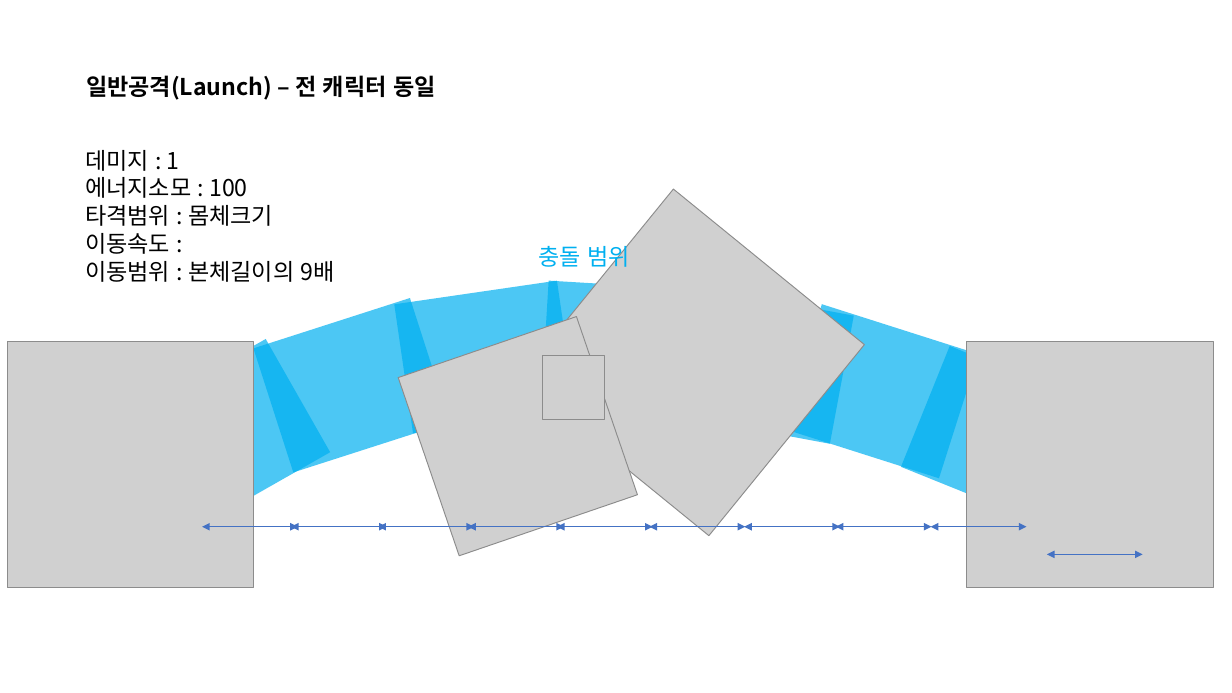
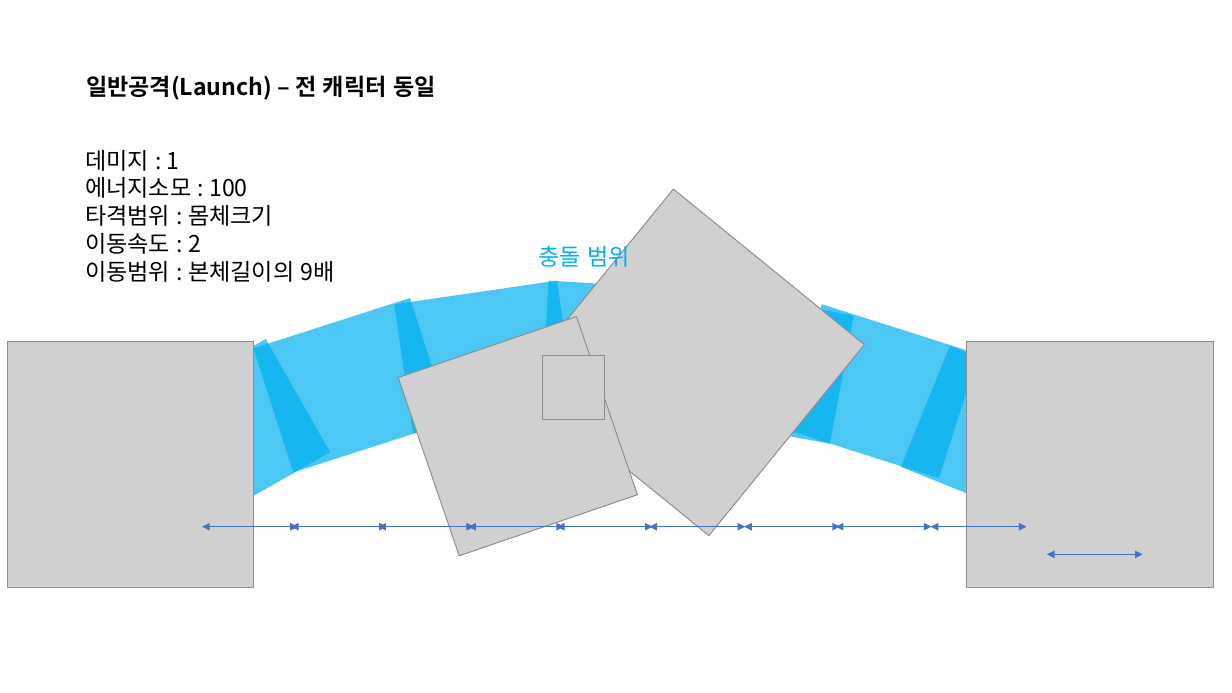
Before and after one commit to penspanic/ITWGamejam, a slide deck: slide 15 of Plan/Rocketman_씬&스킬구성.pptx. Drawn at 1232x693 pixels with LibreOffice and Linux fonts; fonts in the diff are those of the drawing; grey boxes stand for pictures. Boxes give left, top, right and bottom in pixels: in the first picture for what was removed or moved away, otherwise in the second. Text is boxed around its words. In the diff, an @@ line names an element or a change of style, - is before the commit and + after.

```diff
--- a/Plan/Rocketman_씬&스킬구성.pptx
+++ b/Plan/Rocketman_씬&스킬구성.pptx
@@ text at (85,233,201,254): text changed @@
-이동속도 :
+이동속도 : 2
```
Also in this commit, not shown: 2 other slides changed.
